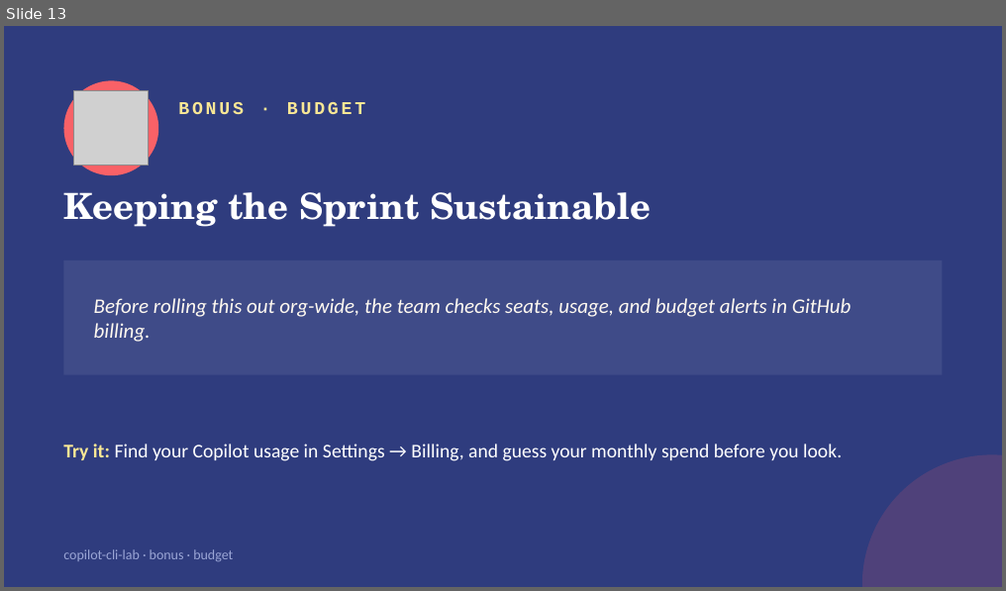
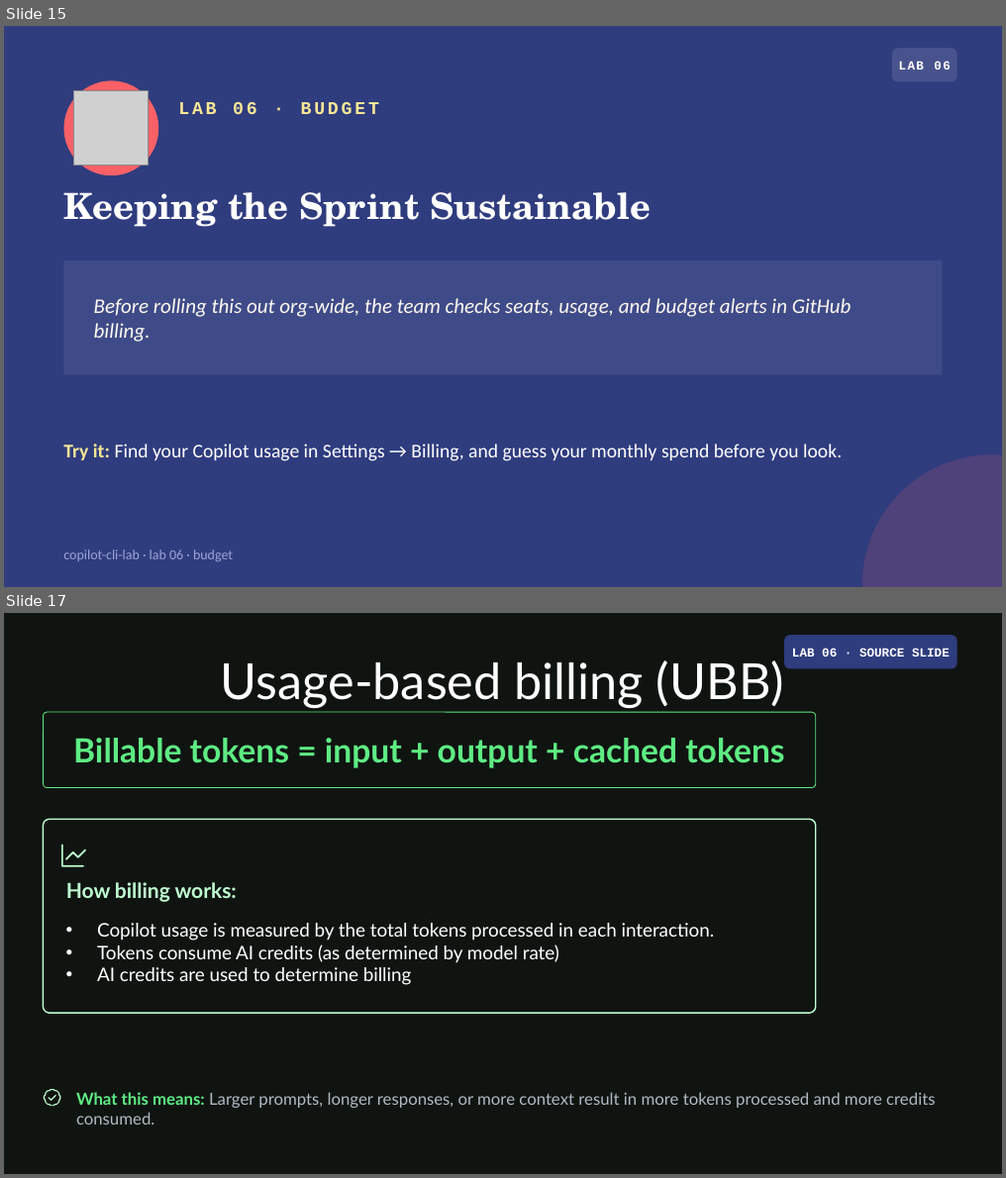
Before and after one commit to kandanai-leenutaphong-backup/copilot-cli-lab, a slide deck: slides/copilot-cli-lab.pptx. Shown one above the other, each under a label of ours: slide 13 before the commit, slides 15 and 17 after it; the slides between them are not shown. The pictures are 1006x591 and 1006x1178 pixels, drawn with LibreOffice and Linux fonts; fonts in the diff are those of the drawing; grey boxes stand for pictures. Boxes give left, top, right and bottom in pixels: in the first picture for what was removed or moved away, otherwise in the second. Text is boxed around its words. In the diff, an @@ line names an element or a change of style, - is before the commit and + after.

```diff
--- a/slides/copilot-cli-lab.pptx
+++ b/slides/copilot-cli-lab.pptx
@@ slide 17 added at (4, 613, 1002, 1174), background #101411 @@
@@ rounded rectangle added at (784, 635, 957, 668), fill #2F3C7E, 9 pt, text #FFFFFF, bold @@
+LAB 06 · SOURCE SLIDE
@@ title added at (221, 661, 784, 708), 36 pt, text #FFFFFF @@
+Usage-based billing (UBB)
@@ rounded rectangle added at (43, 712, 816, 787), outline #5EEC83 0.56 pt, 24 pt, text #5EEC83, bold @@
+Billable tokens = input + output + cached tokens
@@ rounded rectangle added at (43, 820, 816, 1013), outline #BEFFD0 1 pt, 13.5 pt, text none @@
+c
@@ freeform shape added at (61, 845, 85, 867), fill #BEFFD0 @@
@@ freeform shape added at (64, 850, 86, 861), fill #BEFFD0 @@
@@ text added at (66, 882, 237, 902), 15 pt, text #BEFFD0, bold @@
+How billing works:
@@ text added at (97, 923, 715, 985), 13.5 pt, text #FFFFFF @@
+• Copilot usage is measured by the total tokens processed in each interaction.
+• Tokens consume AI credits (as determined by model rate)
+• AI credits are used to determine billing
@@ freeform shape added at (43, 1089, 60, 1108), fill #BEFFD0 @@
@@ freeform shape added at (48, 1095, 55, 1101), fill #BEFFD0 @@
@@ text added at (76, 1092, 935, 1108), 12 pt, text #B0BAC3 @@
+What this means: Larger prompts, longer responses, or more context result in more tokens processed and more credits consumed.
@@ what was slide 13 is now slide 15 @@
@@ slide 15 changed as well @@
@@ rounded rectangle added at (892, 48, 957, 81), fill #FFFFFF at 12% opacity @@
@@ text added at (899, 61, 950, 70), 9 pt, text #FFFFFF, bold @@
+LAB 06
@@ text at (178, 102, 379, 114): text changed @@
-BONUS · BUDGET
+LAB 06 · BUDGET
@@ text at (63, 550, 233, 562): text changed @@
-copilot-cli-lab · bonus · budget
+copilot-cli-lab · lab 06 · budget
```
Also in this commit, not shown: 10 other slides changed, 8 other slides added, 4 slides removed, 2 other files.
